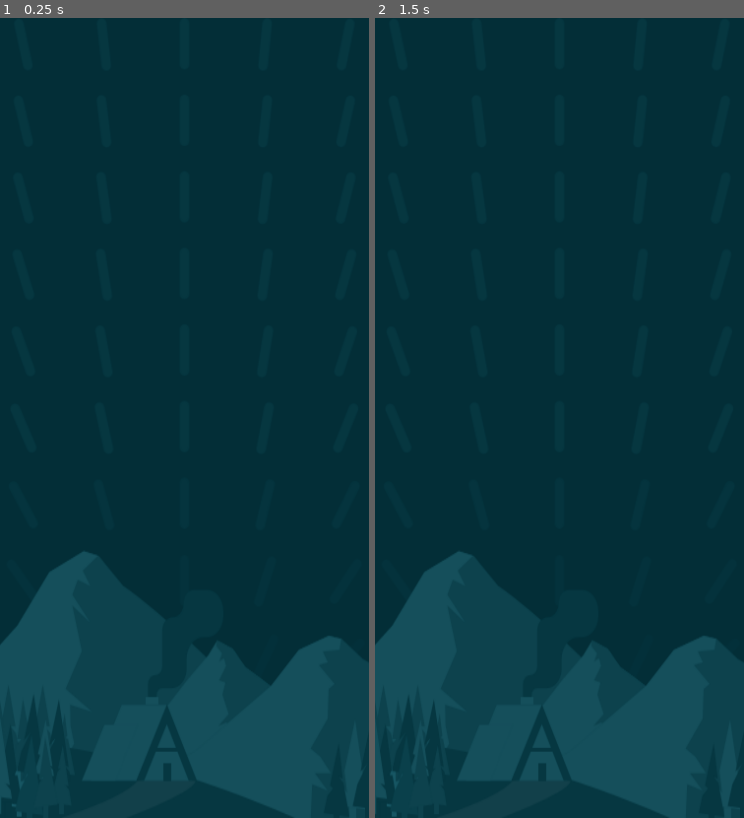
Above: before the commit, frames 1-2 (left to right).
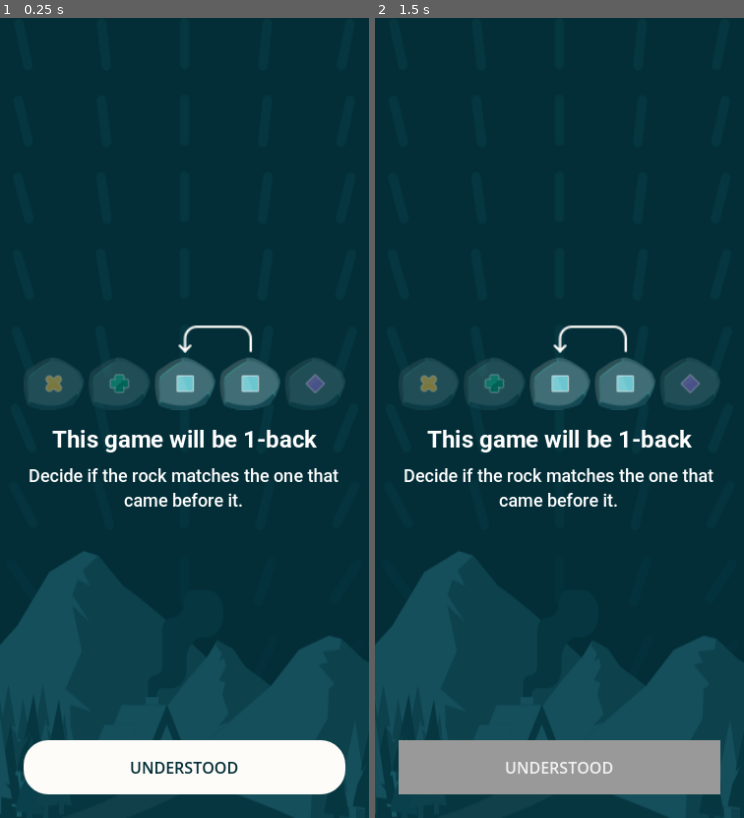
Above: after the commit, the same moments.

Repository: SugarF0x/back-back
Game: Godot game, scene res://game_scene.tscn
Two runs of this game, one before a commit and one after it. Both use one fixed random seed, a clock stepped at 60 frames per second and the inputs below. The project has no main scene, so this scene is started directly.
Inputs (mouse positions are in pixels of both pictures, inside the frame that each line leads up to):
- Up to frame 1 (0.25 s): no input
- Up to frame 2 (1.5 s): click (559, 770) at 0.5 s, where only the run after the commit has a clickable "UNDERSTOOD"; click (559, 770) at 1.25 s, where only the run after the commit has a clickable "UNDERSTOOD"

The runs differ from the first frame. In frame 1, 11% of the frame differs, in the area x 6-94%, y 38-98%; in frame 2, 12%.

Commit message:
add pre-stage instructions to main scene

Diff:
--- a/game_scene.tscn
+++ b/game_scene.tscn
@@ -1,7 +1,8 @@
-[gd_scene load_steps=4 format=3 uid="uid://cbl8daw2tdtmp"]
+[gd_scene load_steps=5 format=3 uid="uid://cbl8daw2tdtmp"]
 
 [ext_resource type="Texture2D" uid="uid://nlv0tukkjg8o" path="res://assets/images/background/pattern.svg" id="1_po0ka"]
 [ext_resource type="Texture2D" uid="uid://bs7agmvpx5v88" path="res://assets/images/background/image.svg" id="2_v1wow"]
+[ext_resource type="PackedScene" uid="uid://0dov1wg01s5t" path="res://views/pre_stage.tscn" id="3_v1wow"]
 
 [sub_resource type="StyleBoxFlat" id="StyleBoxFlat_mixcd"]
 bg_color = Color(0.011764706, 0.18039216, 0.21568628, 1)
@@ -23,3 +24,6 @@
 size_flags_vertical = 8
 texture = ExtResource("2_v1wow")
 expand_mode = 4
+
+[node name="PreStage" parent="." instance=ExtResource("3_v1wow")]
+layout_mode = 2
--- /dev/null
+++ b/views/pre_stage.tscn
@@ -0,0 +1,35 @@
+[gd_scene load_steps=2 format=3 uid="uid://0dov1wg01s5t"]
+
+[ext_resource type="PackedScene" uid="uid://cg6xr40af7x8l" path="res://components/pre_stage_instructions/pre_stage_instructions.tscn" id="1_ewtw8"]
+
+[node name="PreStage" type="Control"]
+layout_mode = 3
+anchors_preset = 15
+anchor_right = 1.0
+anchor_bottom = 1.0
+grow_horizontal = 2
+grow_vertical = 2
+
+[node name="MarginContainer" type="MarginContainer" parent="."]
+layout_mode = 1
+anchors_preset = 15
+anchor_right = 1.0
+anchor_bottom = 1.0
+grow_horizontal = 2
+grow_vertical = 2
+theme_override_constants/margin_left = 24
+theme_override_constants/margin_top = 24
+theme_override_constants/margin_right = 24
+theme_override_constants/margin_bottom = 24
+
+[node name="VBoxContainer" type="VBoxContainer" parent="MarginContainer"]
+layout_mode = 2
+alignment = 1
+
+[node name="PreStageInstructions" parent="MarginContainer/VBoxContainer" instance=ExtResource("1_ewtw8")]
+layout_mode = 2
+
+[node name="Button" type="Button" parent="MarginContainer"]
+layout_mode = 2
+size_flags_vertical = 8
+text = "UNDERSTOOD"
